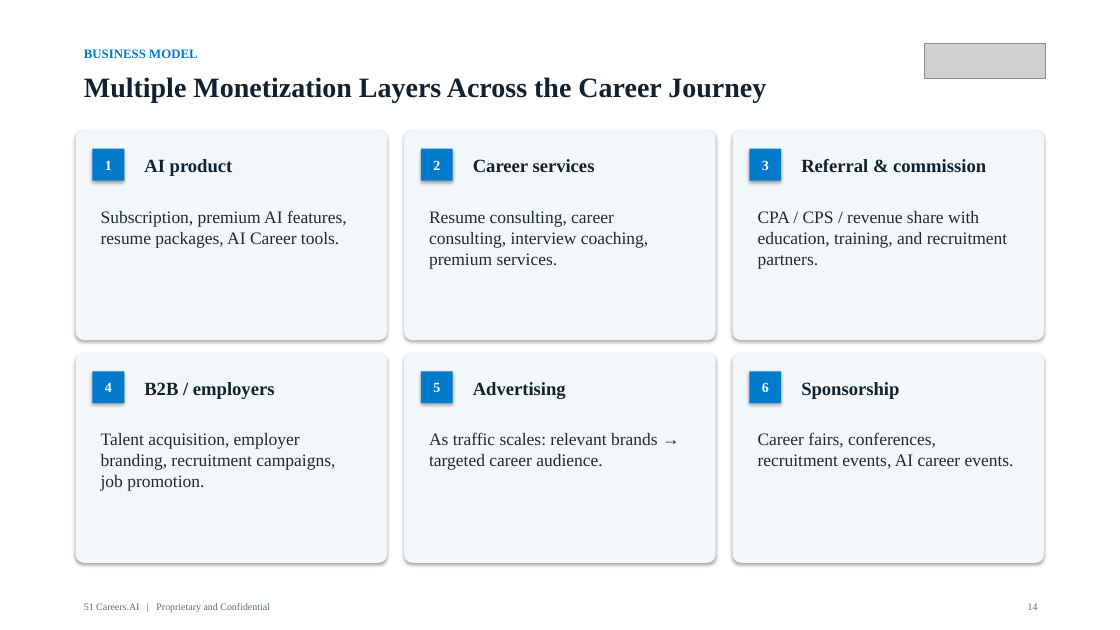
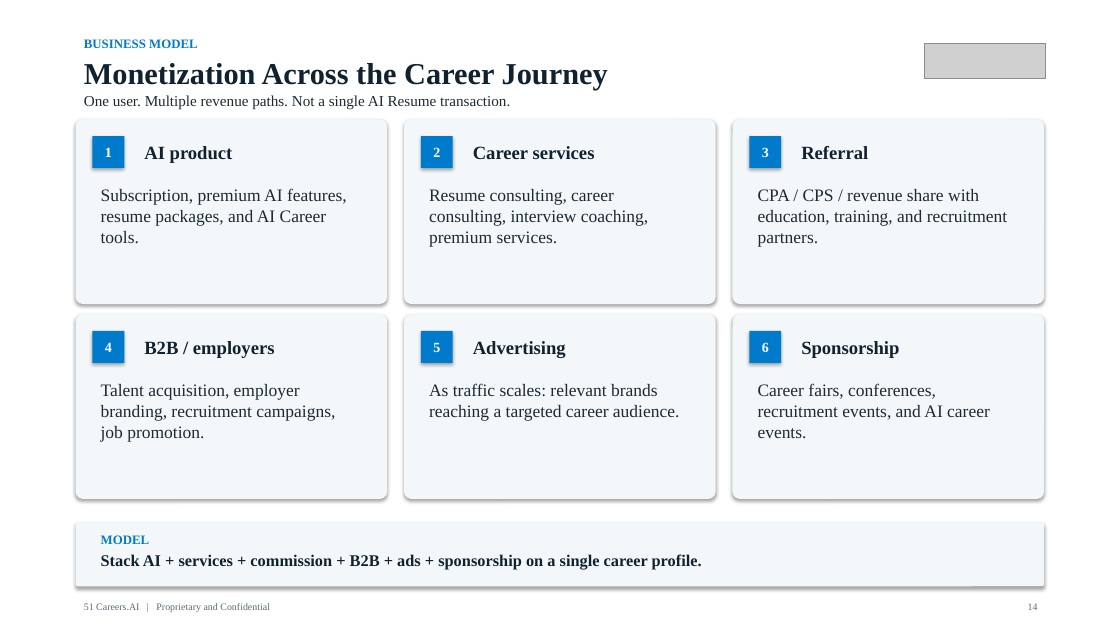
Before and after one commit to anthonyleedu/anthonyleedu, a slide deck: slide 14 of 51Careers_AI_Investor_Overview.pptx. Drawn at 1120x630 pixels with LibreOffice and Linux fonts; fonts in the diff are those of the drawing; grey boxes stand for pictures. Boxes give left, top, right and bottom in pixels: in the first picture for what was removed or moved away, otherwise in the second. Text is boxed around its words. In the diff, an @@ line names an element or a change of style, - is before the commit and + after.

```diff
--- a/51Careers_AI_Investor_Overview.pptx
+++ b/51Careers_AI_Investor_Overview.pptx
@@ text "BUSINESS MODEL": place and size @@
-text "BUSINESS MODEL" at box(84, 49, 198, 58)
+text "BUSINESS MODEL" at box(84, 39, 198, 48)
@@ text at box(84, 63, 608, 91): text changed; size 24 to 26 pt @@
-Multiple Monetization Layers Across the Career Journey
+Monetization Across the Career Journey
@@ rounded rectangle: place and size @@
-rounded rectangle at box(76, 130, 387, 340)
+rounded rectangle at box(76, 119, 387, 304)
@@ text added at box(84, 95, 510, 110), 13 pt, text #1E2A33 @@
+One user. Multiple revenue paths. Not a single AI Resume transaction.
@@ rounded rectangle: place and size @@
-rounded rectangle at box(404, 130, 716, 340)
+rounded rectangle at box(404, 119, 716, 304)
@@ rounded rectangle: place and size @@
-rounded rectangle at box(733, 130, 1044, 340)
+rounded rectangle at box(733, 119, 1044, 304)
@@ 5 texts, 3 rectangles: place and size @@
-5 texts, 3 rectangles at box(92, 149, 781, 181)
+5 texts, 3 rectangles at box(92, 136, 781, 168)
@@ text at box(801, 146, 868, 159): text changed @@
-Referral & commission
+Referral
@@ text at box(101, 188, 347, 243): text changed @@
-Subscription, premium AI features, resume packages, AI Career tools.
+Subscription, premium AI features, resume packages, and AI Career tools.
@@ text "Resume consulting, career consulting, interview ...": place and size @@
-text "Resume consulting, career consulting, interview ..." at box(429, 211, 648, 269)
+text "Resume consulting, career consulting, interview ..." at box(429, 189, 648, 247)
@@ text "CPA / CPS / revenue ...": place and size @@
-text "CPA / CPS / revenue ..." at box(758, 211, 1008, 269)
+text "CPA / CPS / revenue ..." at box(758, 189, 1008, 247)
@@ rounded rectangle: place and size @@
-rounded rectangle at box(76, 353, 387, 563)
+rounded rectangle at box(76, 314, 387, 499)
@@ rounded rectangle: place and size @@
-rounded rectangle at box(404, 353, 716, 563)
+rounded rectangle at box(404, 314, 716, 499)
@@ rounded rectangle: place and size @@
-rounded rectangle at box(733, 353, 1044, 563)
+rounded rectangle at box(733, 314, 1044, 499)
@@ 6 texts, 3 rectangles: place and size @@
-6 texts, 3 rectangles at box(92, 371, 899, 403)
+6 texts, 3 rectangles at box(92, 331, 899, 363)
@@ text "Talent acquisition, employer branding, recruitment ...": place and size @@
-text "Talent acquisition, employer branding, recruitment ..." at box(101, 433, 335, 491)
+text "Talent acquisition, employer branding, recruitment ..." at box(101, 384, 335, 442)
@@ text at box(429, 383, 679, 421): text changed @@
-As traffic scales: relevant brands → targeted career audience.
+As traffic scales: relevant brands reaching a targeted career audience.
@@ text at box(758, 383, 990, 438): text changed @@
-Career fairs, conferences, recruitment events, AI career events.
+Career fairs, conferences, recruitment events, and AI career events.
@@ rounded rectangle added at box(76, 523, 1044, 586), fill #F3F7FA @@
@@ text added at box(101, 535, 150, 544), 11 pt, text #007BCB, bold @@
+MODEL
@@ text added at box(101, 554, 702, 570), 14 pt, text #10222F, bold @@
+Stack AI + services + commission + B2B + ads + sponsorship on a single career profile.
```
Also in this commit, not shown: 28 other slides changed, 1 other file.
